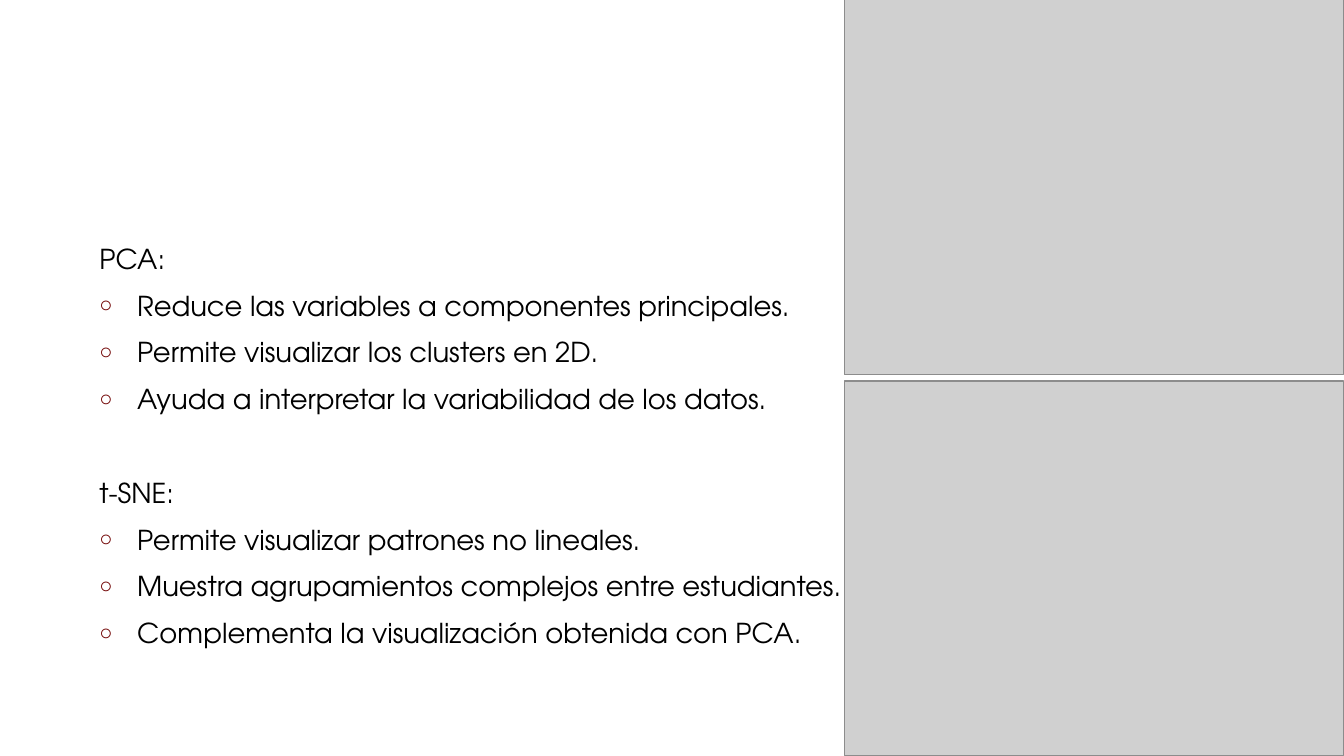
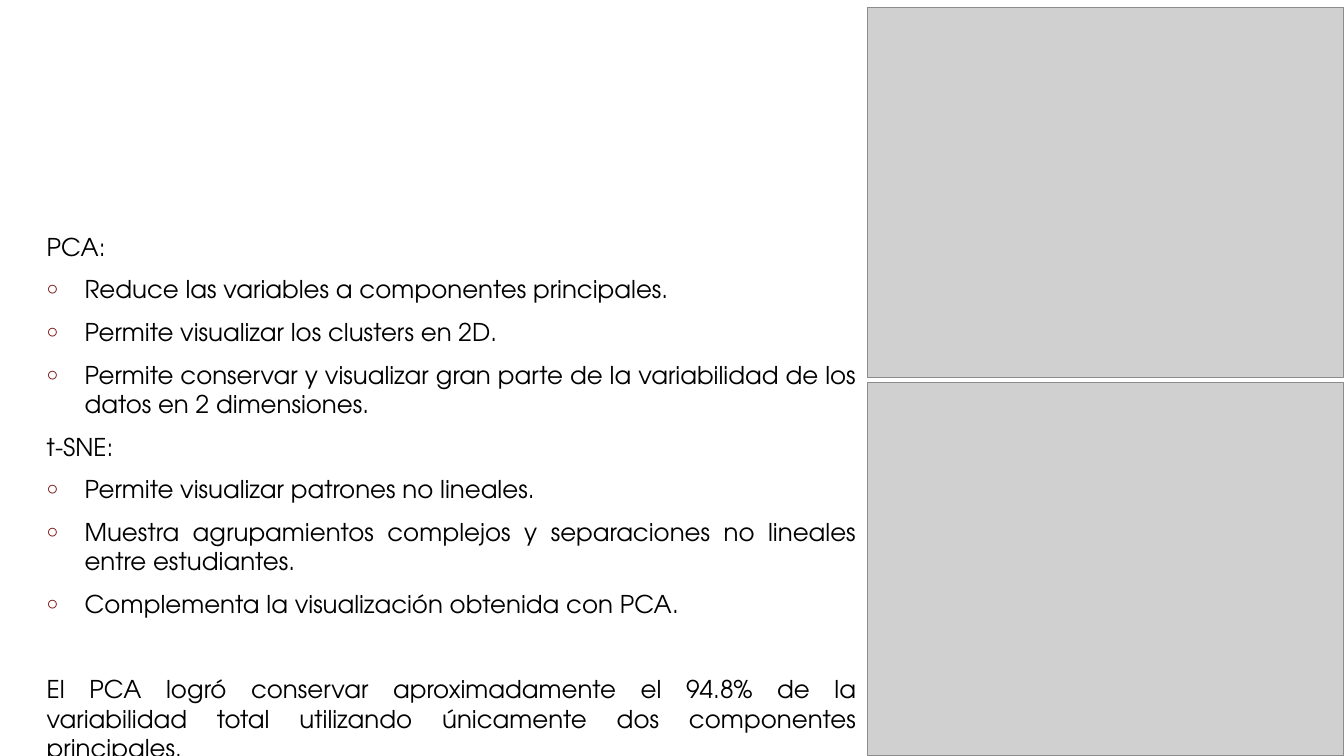
Before and after one commit to jhonquimi-png/Aprendizaje_Automatico, a slide deck: slide 8 of presentacion/UEES Aprendizaje Automatica - Semana 3 Actividad 1.pptx. Drawn at 1344x756 pixels with LibreOffice and Linux fonts; fonts in the diff are those of the drawing; grey boxes stand for pictures; background and template pictures are left out. Boxes give left, top, right and bottom in pixels: in the first picture for what was removed or moved away, otherwise in the second. Text is boxed around its words. In the diff, an @@ line names an element or a change of style, - is before the commit and + after.

```diff
--- a/presentacion/UEES Aprendizaje Automatica - Semana 3 Actividad 1.pptx
+++ b/presentacion/UEES Aprendizaje Automatica - Semana 3 Actividad 1.pptx
@@ picture: place and size @@
-picture at (844, 0, 1344, 375)
+picture at (867, 7, 1344, 378)
@@ text "PCA:": place and size @@
-text "PCA:" at (99, 248, 841, 649)
+text "PCA:" at (47, 237, 856, 733)
@@ text at (47, 237, 679, 618): size 19.6 to 17.5 pt in "PCA:", "Reduce las variables a componentes principales.", "Permite visualizar los clusters en 2D.", "t-SNE:" and 2 more places; alignment left to justified @@
@@ text at (85, 366, 855, 414): text changed; size 19.6 to 17.5 pt @@
-○ Ayuda a interpretar la variabilidad de los datos.
+○ Permite conservar y visualizar gran parte de la variabilidad de los datos en 2 dimensiones.
@@ picture: place and size @@
-picture at (844, 381, 1344, 756)
+picture at (867, 382, 1344, 756)
@@ text at (85, 523, 856, 571): text changed; size 19.6 to 17.5 pt @@
-○ Muestra agrupamientos complejos entre estudiantes.
+○ Muestra agrupamientos complejos y separaciones no lineales entre estudiantes.
@@ text at (47, 679, 856, 733): paragraph added @@
+El PCA logró conservar aproximadamente el 94.8% de la variabilidad total utilizando únicamente dos componentes principales.
```
Also in this commit, not shown: 5 other slides changed.
